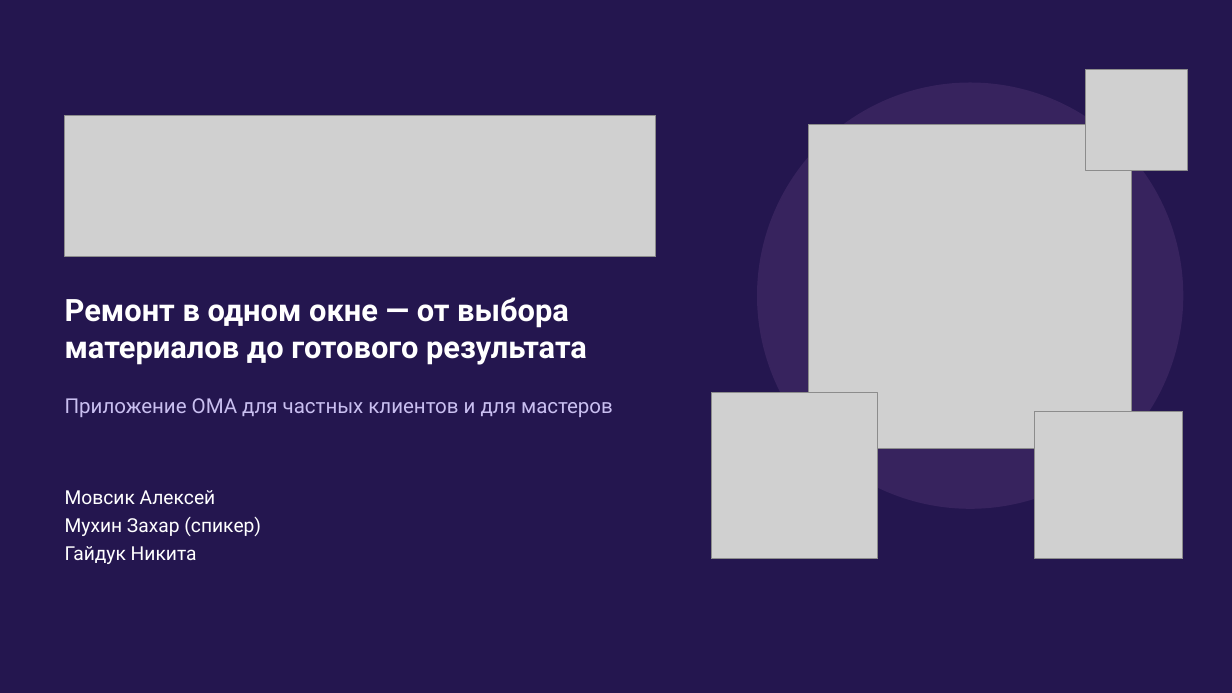
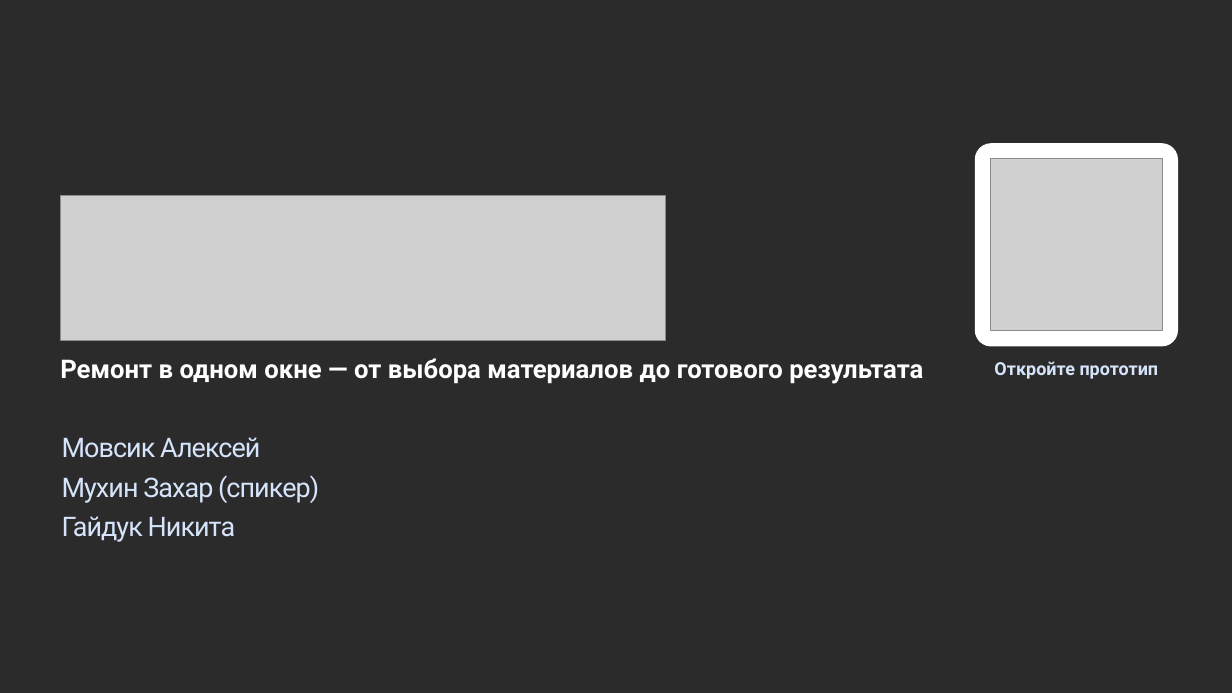
Before and after one commit to kvasiuum/hackatonoma, a slide deck: slide 1 of slides/oma-dlya-doma.pptx. Drawn at 1232x693 pixels with LibreOffice and Linux fonts; fonts in the diff are those of the drawing; grey boxes stand for pictures; background and template pictures are left out; a plain dark background stands for a picture behind light text. Boxes give left, top, right and bottom in pixels: in the first picture for what was removed or moved away, otherwise in the second. Text is boxed around its words. In the diff, an @@ line names an element or a change of style, - is before the commit and + after.

```diff
--- a/slides/oma-dlya-doma.pptx
+++ b/slides/oma-dlya-doma.pptx
@@ background #24164F to picture (left out) @@
@@ ellipse removed at (758, 83, 1183, 508) @@
@@ picture removed at (1086, 69, 1188, 171) @@
@@ picture removed at (65, 116, 656, 257) @@
@@ picture removed at (809, 125, 1132, 448) @@
@@ rounded rectangle added at (975, 143, 1178, 347), fill #FFFFFF @@
@@ picture added at (991, 159, 1163, 331) @@
@@ picture added at (60, 196, 665, 341) @@
@@ text at (60, 358, 923, 384): size 24 to 20 pt in "Ремонт в одном окне — от выбора ..." @@
@@ text "Ремонт в одном окне — ...": place and size @@
-text "Ремонт в одном окне — ..." at (65, 297, 587, 365)
+text "Ремонт в одном окне — ..." at (60, 358, 923, 542)
@@ text added at (994, 361, 1159, 379), 14 pt, text #D5E4FA, bold @@
+Откройте прототип
@@ text removed at (65, 398, 613, 417) @@
-Приложение ОМА для частных клиентов и для мастеров
@@ picture removed at (712, 393, 878, 559) @@
@@ picture removed at (1035, 411, 1183, 559) @@
@@ text at (62, 437, 319, 542): paragraphs added @@
+Мовсик Алексей
+Мухин Захар (спикер)
+Гайдук Никита
@@ text removed at (65, 490, 261, 564) @@
-Мовсик Алексей
-Мухин Захар (спикер)
-Гайдук Никита
```
Also in this commit, not shown: 6 other slides changed.
